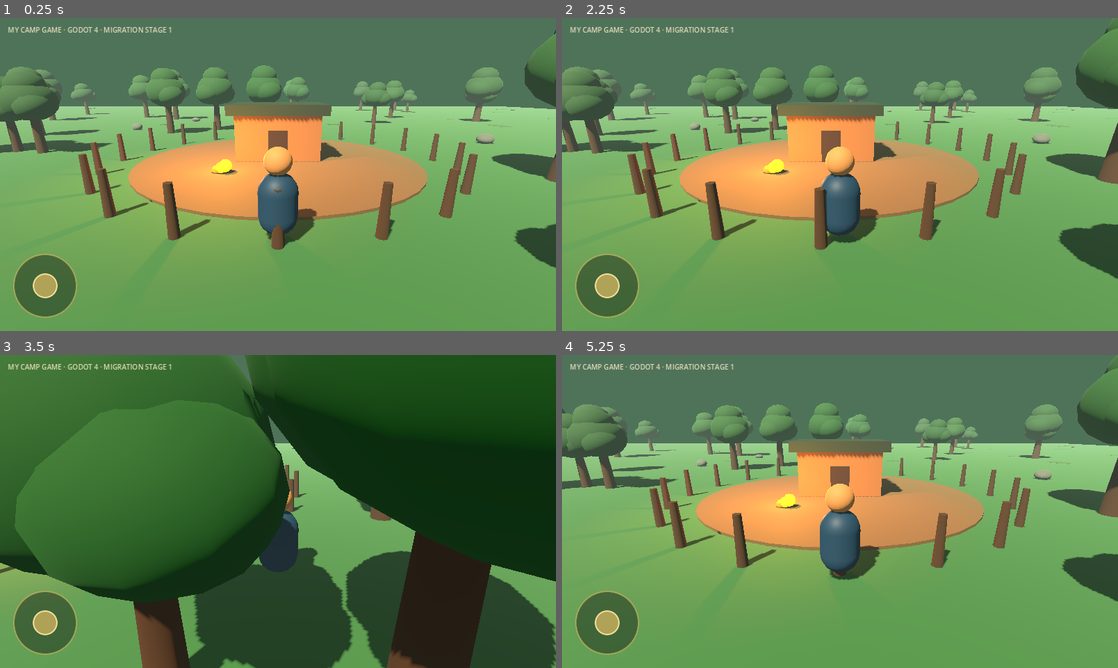
Above: before the commit, frames 1-4 (two rows, left to right).
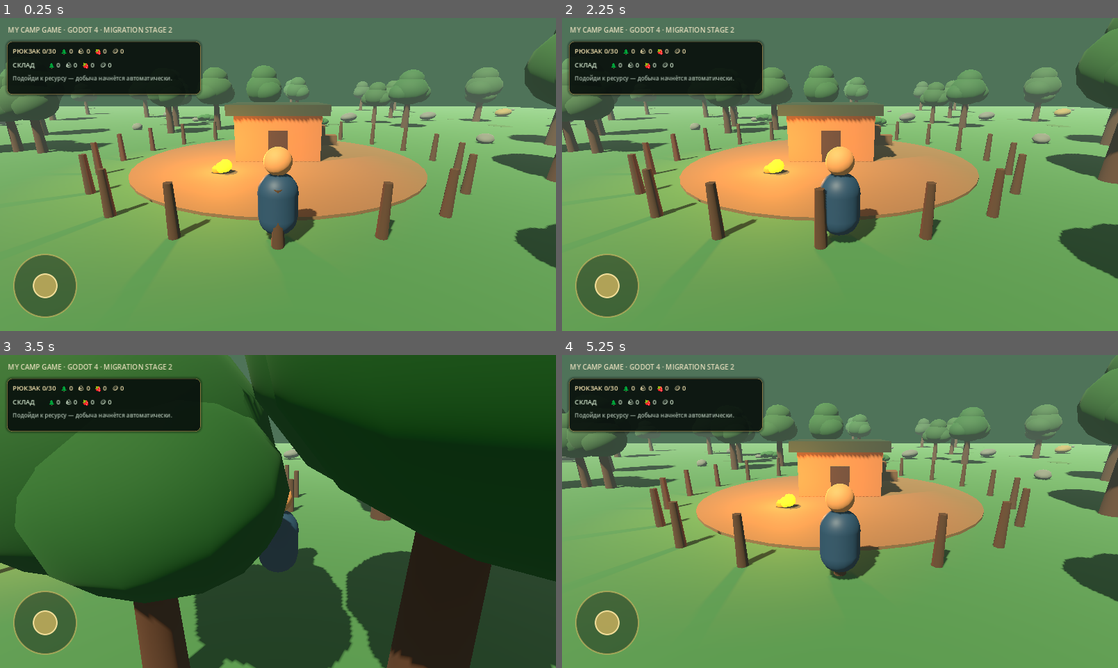
Above: after the commit, the same moments.

Repository: uniafing-ship-it/my-camp-game
Game: Godot game, scene res://scenes/Main.tscn
The game is run twice, just before and just after one commit, with the same random seed, the same clock (stepped at 60 frames per second) and the same inputs.
Inputs (mouse positions are in pixels of both pictures, inside the frame that each line leads up to):
- Up to frame 1 (0.25 s): no input
- Up to frame 2 (2.25 s): tap Enter at 0.5 s; drag from (606, 287) to (895, 105) at 0.52 s; drag from (728, 190) to (812, 237) at 1.27 s; tap Space at 2 s; move the mouse to (895, 105) at 2.02 s; hold D from 2.03 s (still down); hold Shift from 2.03 s (still down); click (895, 105) at 2.17 s
- Up to frame 3 (3.5 s): release D at 2.75 s; release Shift at 2.75 s; drag from (250, 574) to (111, 464) at 2.77 s
- Up to frame 4 (5.25 s): move the mouse to (1006, 558) at 3.52 s; hold A 3.53-4.25 s; hold Shift 3.53-4.25 s; click (1006, 558) at 3.67 s; drag from (673, 464) to (756, 433) at 4.27 s; tap Enter at 5 s; move the mouse to (867, 511) at 5.02 s; hold S from 5.03 s (still down); hold Shift from 5.03 s (still down); click (867, 511) at 5.17 s

The runs differ from the first frame. In frame 1, 7.6% of the frame differs, in the area x 0-100%, y 2-41%; in frame 2, 7.7%; in frame 3, 7.3%; in frame 4, 7.6%.

Commit message:
godot: add stage 2 resource systems and HUD to main scene

Diff:
--- a/godot/scenes/Main.tscn
+++ b/godot/scenes/Main.tscn
@@ -1,16 +1,89 @@
-[gd_scene load_steps=4 format=3]
+[gd_scene load_steps=8 format=3]
 
 [ext_resource type="Script" path="res://scripts/world.gd" id="1_world"]
 [ext_resource type="PackedScene" path="res://scenes/player/Player.tscn" id="2_player"]
 [ext_resource type="Script" path="res://scripts/mobile_joystick.gd" id="3_joystick"]
+[ext_resource type="Script" path="res://scripts/resource_manager.gd" id="4_resources"]
+[ext_resource type="Script" path="res://scripts/resource_world.gd" id="5_resource_world"]
+[ext_resource type="Script" path="res://scripts/resource_hud.gd" id="6_resource_hud"]
+
+[sub_resource type="StyleBoxFlat" id="Style_resource_panel"]
+bg_color = Color(0.035, 0.07, 0.052, 0.88)
+border_width_left = 1
+border_width_top = 1
+border_width_right = 1
+border_width_bottom = 1
+border_color = Color(0.68, 0.56, 0.31, 0.82)
+corner_radius_top_left = 12
+corner_radius_top_right = 12
+corner_radius_bottom_right = 12
+corner_radius_bottom_left = 12
+shadow_color = Color(0, 0, 0, 0.35)
+shadow_size = 6
 
 [node name="Main" type="Node3D"]
 script = ExtResource("1_world")
+
+[node name="ResourceManager" type="Node" parent="."]
+script = ExtResource("4_resources")
+carry_capacity = 30
+
+[node name="ResourceGameplay" type="Node3D" parent="."]
+script = ExtResource("5_resource_world")
 
 [node name="Player" parent="." instance=ExtResource("2_player")]
 position = Vector3(0, 0, 7)
 
 [node name="UI" type="CanvasLayer" parent="."]
+
+[node name="ResourceHUD" type="Control" parent="UI"]
+layout_mode = 3
+anchors_preset = 0
+offset_left = 16.0
+offset_top = 54.0
+offset_right = 462.0
+offset_bottom = 176.0
+mouse_filter = 2
+script = ExtResource("6_resource_hud")
+
+[node name="Panel" type="PanelContainer" parent="UI/ResourceHUD"]
+layout_mode = 1
+anchors_preset = 15
+anchor_right = 1.0
+anchor_bottom = 1.0
+grow_horizontal = 2
+grow_vertical = 2
+theme_override_styles/panel = SubResource("Style_resource_panel")
+
+[node name="Margin" type="MarginContainer" parent="UI/ResourceHUD/Panel"]
+layout_mode = 2
+theme_override_constants/margin_left = 12
+theme_override_constants/margin_top = 10
+theme_override_constants/margin_right = 12
+theme_override_constants/margin_bottom = 10
+
+[node name="VBox" type="VBoxContainer" parent="UI/ResourceHUD/Panel/Margin"]
+layout_mode = 2
+theme_override_constants/separation = 5
+
+[node name="Carried" type="Label" parent="UI/ResourceHUD/Panel/Margin/VBox"]
+layout_mode = 2
+theme_override_colors/font_color = Color(0.96, 0.89, 0.69, 1)
+theme_override_font_sizes/font_size = 15
+text = "РЮКЗАК 0/30"
+
+[node name="Stored" type="Label" parent="UI/ResourceHUD/Panel/Margin/VBox"]
+layout_mode = 2
+theme_override_colors/font_color = Color(0.82, 0.9, 0.8, 1)
+theme_override_font_sizes/font_size = 15
+text = "СКЛАД"
+
+[node name="Status" type="Label" parent="UI/ResourceHUD/Panel/Margin/VBox"]
+layout_mode = 2
+theme_override_colors/font_color = Color(0.75, 0.82, 0.76, 0.9)
+theme_override_font_sizes/font_size = 13
+autowrap_mode = 2
+text = "Подойди к ресурсу — добыча начнётся автоматически."
 
 [node name="MobileJoystick" type="Control" parent="UI"]
 offset_left = 24.0
@@ -27,8 +100,8 @@
 [node name="StageLabel" type="Label" parent="UI"]
 offset_left = 18.0
 offset_top = 16.0
-offset_right = 360.0
-offset_bottom = 48.0
+offset_right = 430.0
+offset_bottom = 44.0
 theme_override_colors/font_color = Color(0.93, 0.89, 0.76, 0.92)
 theme_override_font_sizes/font_size = 16
-text = "MY CAMP GAME · GODOT 4 · MIGRATION STAGE 1"
+text = "MY CAMP GAME · GODOT 4 · MIGRATION STAGE 2"
